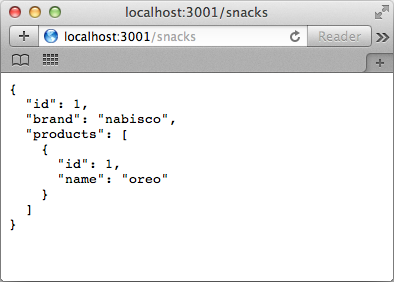
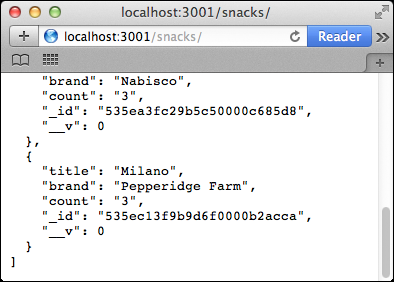
Before/after of a (394, 282) layered artwork. What changed in the layer stack:
added layer "Layer 13" above "Layer 12" over [0, 0, 394, 282]
added layer "Layer 12" above "Layer 11" over [0, 0, 394, 282]
added layer "Layer 11" above "Layer 10" over [0, 0, 394, 282]
added layer "Layer 10" above "Layer 9" over [0, 0, 394, 282]
added layer "Layer 9" above "Layer 8" over [0, 0, 394, 282]
added layer "Layer 8" above "Layer 7" over [0, 0, 394, 282]
added layer "Layer 6" above "Layer 5" over [0, 0, 394, 282]
added layer "Layer 5" above "Layer 4" over [0, 0, 394, 282]
added layer "Layer 4" above "Layer 3" over [0, 0, 394, 282]
added layer "Layer 3" above "Layer 2" over [0, 0, 394, 282]
